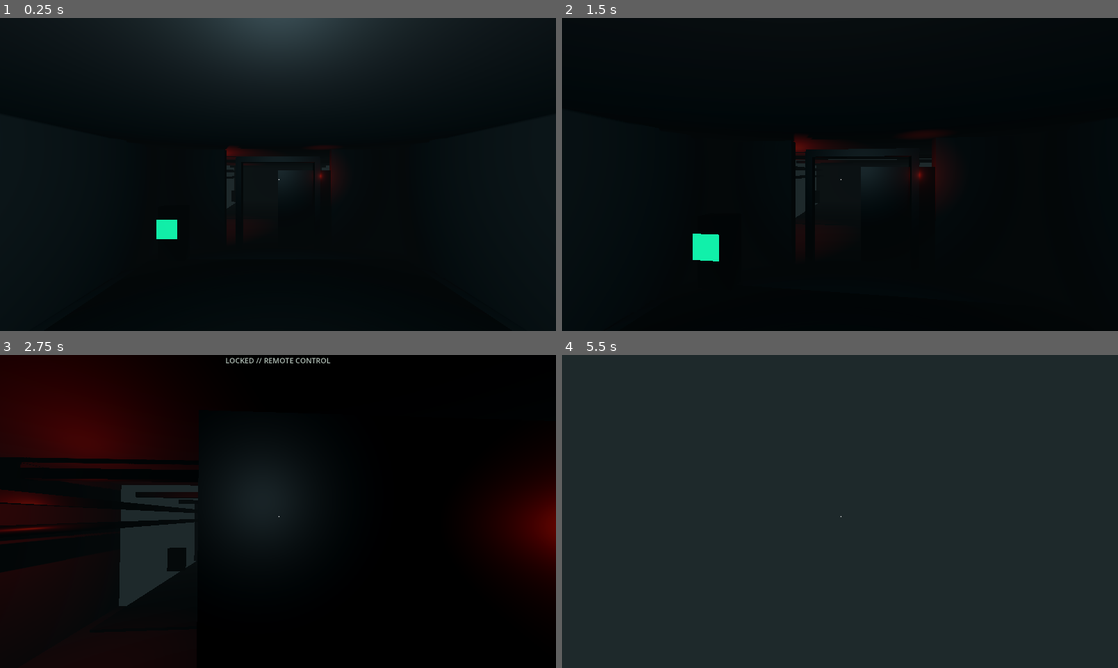
Above: before the commit, frames 1-4 (two rows, left to right).
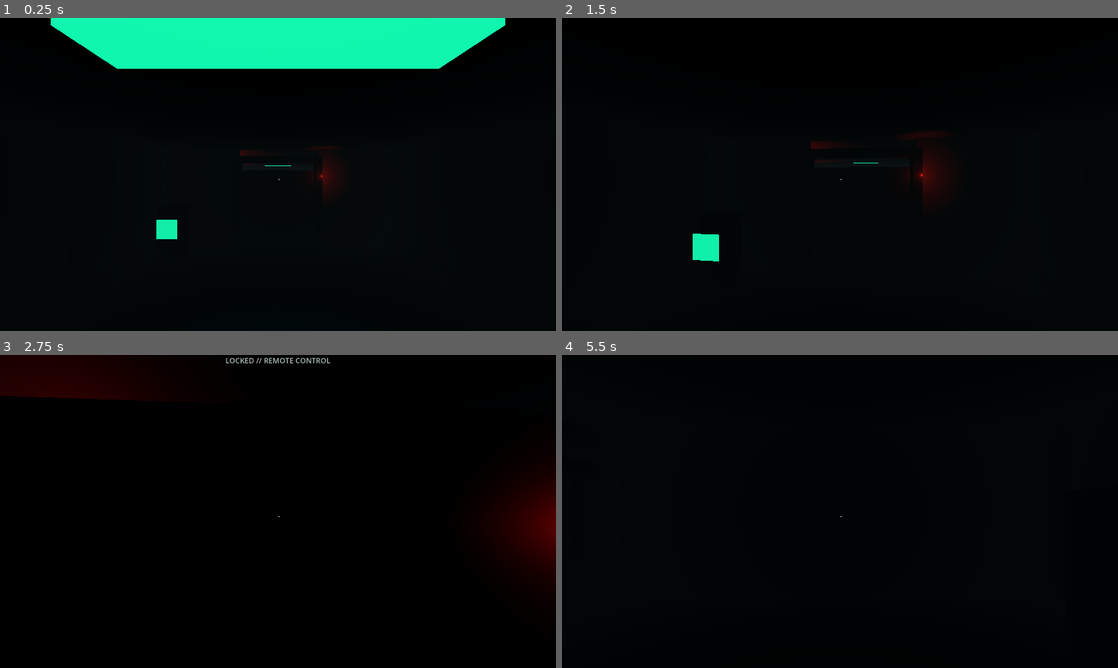
Above: after the commit, the same moments.

Repository: matta813/THE-OTHER-PLAYER
Game: Godot game, scene res://scenes/main.tscn
Two runs of this game, one before a commit and one after it. Both use one fixed random seed, a clock stepped at 60 frames per second and the inputs below.
Inputs (mouse positions are in pixels of both pictures, inside the frame that each line leads up to):
- Up to frame 1 (0.25 s): no input
- Up to frame 2 (1.5 s): tap Enter at 0.5 s; move the mouse to (867, 174) at 0.52 s; hold Alt (crouch) 0.53-1.28 s; hold W (move_forward) from 0.53 s (still down); move the mouse to (812, 174) at 1.27 s; tap E (interact) at 1.35 s
- Up to frame 3 (2.75 s): keep holding W (move_forward); move the mouse to (289, 505) at 2.02 s; hold Shift (sprint) from 2.03 s (still down)
- Up to frame 4 (5.5 s): keep holding W (move_forward); move the mouse to (834, 517) at 2.77 s; release Shift (sprint) at 2.78 s; tap Alt (crouch) at 2.85 s; move the mouse to (878, 514) at 3.52 s; hold E (interact) 3.53-4.28 s; move the mouse to (795, 508) at 4.27 s; tap Shift (sprint) at 4.35 s; move the mouse to (845, 511) at 5.02 s; hold Alt (crouch) from 5.03 s (still down)

The runs differ from the first frame. In frame 1, 16% of the frame differs, in the area x 5-95%, y 0-61%; in frame 2, 1.0%; in frame 3, 14%; in frame 4, 100%, in the area x 0-100%, y 0-100%.

Commit message:
fix: seal facility floor and door opening

Diff:
--- /dev/null
+++ b/assets/materials/hazard_yellow.tres
@@ -0,0 +1,6 @@
+[gd_resource type="StandardMaterial3D" format=3]
+
+[resource]
+albedo_color = Color(0.62, 0.42, 0.035, 1)
+metallic = 0.18
+roughness = 0.64
--- a/scenes/main.tscn
+++ b/scenes/main.tscn
@@ -13,6 +13,8 @@
 size=Vector3(1,1,1)
 [sub_resource type="BoxShape3D" id="BoxShape"]
 size=Vector3(1,1,1)
+[sub_resource type="BoxShape3D" id="FloorShape"]
+size=Vector3(8,0.4,22)
 [sub_resource type="CapsuleShape3D" id="Capsule"]
 radius=0.35
 height=1.75
@@ -53,50 +55,50 @@
 [node name="FacilityDetails" type="Node3D" parent="."]
 script=ExtResource("6")
 [node name="Floor" type="StaticBody3D" parent="."]
+position=Vector3(0,-0.1,-3.2)
 [node name="Mesh" type="MeshInstance3D" parent="Floor"]
 mesh=SubResource("Box")
 material_override=SubResource("Concrete")
-scale=Vector3(8,0.2,15)
+scale=Vector3(8,0.4,22)
 [node name="Collision" type="CollisionShape3D" parent="Floor"]
-shape=SubResource("BoxShape")
-scale=Vector3(8,0.2,15)
+shape=SubResource("FloorShape")
 [node name="Ceiling" type="MeshInstance3D" parent="."]
-position=Vector3(0,3.5,0)
-mesh=SubResource("Box")
-material_override=SubResource("Concrete")
-scale=Vector3(8,0.15,15)
+position=Vector3(0,3.5,-3.2)
+mesh=SubResource("Box")
+material_override=SubResource("Concrete")
+scale=Vector3(8,0.2,22)
 [node name="WallL" type="StaticBody3D" parent="."]
-position=Vector3(-4,1.7,0)
+position=Vector3(-4,1.7,-3.2)
 [node name="Mesh" type="MeshInstance3D" parent="WallL"]
 mesh=SubResource("Box")
 material_override=SubResource("Concrete")
-scale=Vector3(0.2,3.5,15)
+scale=Vector3(0.3,3.5,22)
 [node name="Collision" type="CollisionShape3D" parent="WallL"]
 shape=SubResource("BoxShape")
-scale=Vector3(0.2,3.5,15)
+scale=Vector3(0.3,3.5,22)
 [node name="WallR" type="StaticBody3D" parent="."]
-position=Vector3(4,1.7,0)
+position=Vector3(4,1.7,-3.2)
 [node name="Mesh" type="MeshInstance3D" parent="WallR"]
 mesh=SubResource("Box")
 material_override=SubResource("Concrete")
-scale=Vector3(0.2,3.5,15)
+scale=Vector3(0.3,3.5,22)
 [node name="Collision" type="CollisionShape3D" parent="WallR"]
 shape=SubResource("BoxShape")
-scale=Vector3(0.2,3.5,15)
+scale=Vector3(0.3,3.5,22)
 [node name="Door" type="StaticBody3D" parent="."]
-position=Vector3(0,1.35,-2)
+position=Vector3(-1.22,1.35,-2)
 script=ExtResource("3")
 stable_id=&"door_a"
 interaction_name="Electronic door"
 [node name="Mesh" type="MeshInstance3D" parent="Door"]
-position=Vector3(1,0,0)
-mesh=SubResource("Box")
-material_override=SubResource("Metal")
-scale=Vector3(2,2.7,0.18)
+position=Vector3(1.22,0,0)
+mesh=SubResource("Box")
+material_override=SubResource("Metal")
+scale=Vector3(2.44,2.7,0.22)
 [node name="Collision" type="CollisionShape3D" parent="Door"]
-position=Vector3(1,0,0)
-shape=SubResource("BoxShape")
-scale=Vector3(2,2.7,0.18)
+position=Vector3(1.22,0,0)
+shape=SubResource("BoxShape")
+scale=Vector3(2.44,2.7,0.22)
 [node name="Audio" type="AudioStreamPlayer3D" parent="Door"]
 script=ExtResource("9")
 max_distance=12.0
@@ -166,17 +168,21 @@
 [node name="Collision" type="CollisionShape3D" parent="InspectionPanel"]
 shape=SubResource("BoxShape")
 scale=Vector3(0.52,0.72,0.18)
-[node name="RoomLight" type="OmniLight3D" parent="."]
+[node name="RoomLight" type="SpotLight3D" parent="."]
 position=Vector3(0,3,-9)
+rotation=Vector3(-1.5708,0,0)
 visible=false
-omni_range=8
+spot_range=9
+spot_angle=58
 shadow_enabled=true
 light_color=Color(0.72,0.82,0.78,1)
-[node name="EntranceLight" type="OmniLight3D" parent="."]
+[node name="EntranceLight" type="SpotLight3D" parent="."]
 position=Vector3(0,3,4)
+rotation=Vector3(-1.5708,0,0)
 light_color=Color(0.55,0.68,0.72,1)
 light_energy=2.5
-omni_range=8
+spot_range=9
+spot_angle=62
 shadow_enabled=true
 [node name="CorridorEmergencyLight" type="OmniLight3D" parent="."]
 position=Vector3(-2.8,2.65,-5.0)
--- a/scripts/world/facility_detail_builder.gd
+++ b/scripts/world/facility_detail_builder.gd
@@ -8,12 +8,12 @@
 func _ready() -> void:
 	# Room dividers leave a narrow service corridor and provide readable thresholds.
 	box("RoomARear", Vector3(0, 1.7, 7.4), Vector3(8, 3.4, 0.25), concrete, true)
-	box("DividerL", Vector3(-2.9, 1.7, -2.0), Vector3(2.2, 3.4, 0.28), concrete, true)
-	box("DividerR", Vector3(2.9, 1.7, -2.0), Vector3(2.2, 3.4, 0.28), concrete, true)
+	box("DividerL", Vector3(-2.675, 1.7, -2.0), Vector3(2.65, 3.4, 0.28), concrete, true)
+	box("DividerR", Vector3(2.675, 1.7, -2.0), Vector3(2.65, 3.4, 0.28), concrete, true)
 	box("RoomBRear", Vector3(0, 1.7, -13.8), Vector3(8, 3.4, 0.25), concrete, true)
 	# Door frame, ceiling beams, cable trays, pipes, equipment plinths.
-	for x in [-1.3, 1.3]: box("DoorFrame", Vector3(x, 1.55, -1.88), Vector3(0.18, 3.1, 0.32), metal, false)
-	box("DoorLintel", Vector3(0, 3.05, -1.88), Vector3(2.75, 0.18, 0.32), metal, false)
+	for x in [-1.35, 1.35]: box("DoorFrame", Vector3(x, 1.55, -1.88), Vector3(0.22, 3.1, 0.38), metal, true)
+	box("DoorLintel", Vector3(0, 3.05, -1.88), Vector3(2.92, 0.22, 0.38), metal, true)
 	for z in [-5.0, -8.0, -11.0]: box("CeilingBeam", Vector3(0, 3.2, z), Vector3(7.5, 0.16, 0.22), metal, false)
 	box("CableTray", Vector3(-3.35, 2.8, -7.5), Vector3(0.32, 0.16, 10.5), metal, false)
 	for x in [-3.55, -3.2]: pipe(Vector3(x, 2.35, -7.5), 0.07, 10.5)
@@ -21,6 +21,19 @@
 	box("RoomBInset", Vector3(0, 0.13, -9.8), Vector3(7.2, 0.06, 7.2), floor_material, false)
 	box("EquipmentCabinet", Vector3(3.25, 1.0, -11.7), Vector3(1.1, 2.0, 0.7), metal, false)
 	box("Vent", Vector3(0, 3.28, -9.5), Vector3(1.4, 0.12, 0.75), rubber, false)
+	# Architectural rhythm: protective skirting, wall ribs and inset service panels.
+	for z in [5.8, 3.5, 1.2, -3.7, -6.2, -8.7, -11.2, -13.0]:
+		box("WallRibL", Vector3(-3.78, 1.65, z), Vector3(0.16, 3.25, 0.12), metal, false)
+		box("WallRibR", Vector3(3.78, 1.65, z), Vector3(0.16, 3.25, 0.12), metal, false)
+	box("SkirtingL", Vector3(-3.79, 0.28, -3.2), Vector3(0.12, 0.42, 21.0), rubber, false)
+	box("SkirtingR", Vector3(3.79, 0.28, -3.2), Vector3(0.12, 0.42, 21.0), rubber, false)
+	for z in [4.0, -4.8, -9.5]:
+		box("LightHousing", Vector3(0, 3.28, z), Vector3(2.3, 0.16, 0.55), metal, false)
+		box("LightDiffuser", Vector3(0, 3.18, z), Vector3(1.85, 0.035, 0.34), preload("res://assets/materials/monitor_glow.tres"), false)
+	box("SafetyStripe", Vector3(0, 0.16, -2.15), Vector3(2.8, 0.025, 0.22), preload("res://assets/materials/hazard_yellow.tres"), false)
+	label("ROOM A  //  LINK BAY", Vector3(-3.72, 2.25, 3.8), Vector3(0, PI / 2.0, 0))
+	label("SERVICE 02", Vector3(3.72, 2.25, -5.2), Vector3(0, -PI / 2.0, 0))
+	label("EAST POWER", Vector3(3.72, 2.1, -9.0), Vector3(0, -PI / 2.0, 0))
 
 func box(node_name: String, position: Vector3, size: Vector3, material: Material, collision: bool) -> void:
 	var root: Node3D = StaticBody3D.new() if collision else Node3D.new(); root.name = node_name; root.position = position; add_child(root)
@@ -30,3 +43,6 @@
 
 func pipe(position: Vector3, radius: float, length: float) -> void:
 	var mesh := MeshInstance3D.new(); var cylinder := CylinderMesh.new(); cylinder.top_radius = radius; cylinder.bottom_radius = radius; cylinder.height = length; mesh.mesh = cylinder; mesh.material_override = metal; mesh.position = position; mesh.rotation.x = PI / 2.0; add_child(mesh)
+
+func label(text: String, position: Vector3, rotation: Vector3) -> void:
+	var node := Label3D.new(); node.text = text; node.position = position; node.rotation = rotation; node.font_size = 48; node.pixel_size = 0.004; node.modulate = Color(0.62, 0.68, 0.62, 0.72); node.outline_size = 4; add_child(node)
